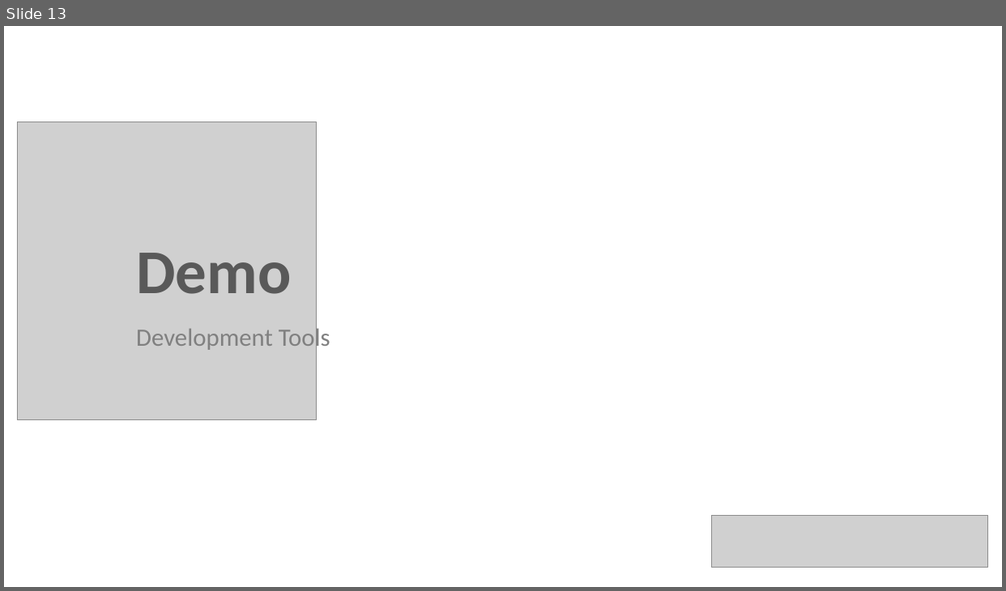
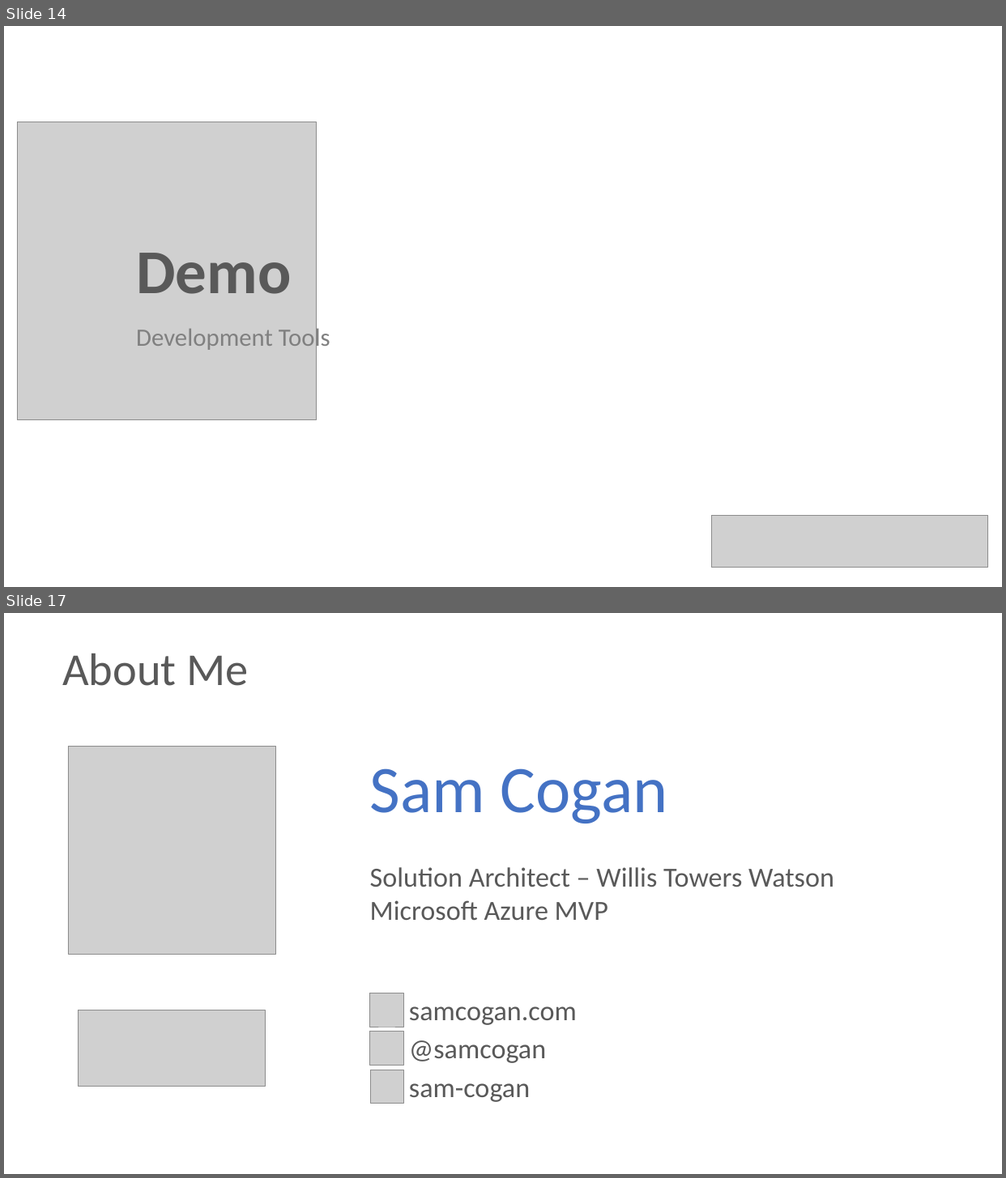
Before and after one commit to anantakjena/events, a slide deck: London Microsoft Devops 17_09_20/Introduction to IaC.pptx. Shown one above the other, each under a label of ours: slide 13 before the commit, slides 14 and 17 after it; the slides between them are not shown. The pictures are 1006x591 and 1006x1178 pixels, drawn with LibreOffice and Linux fonts; fonts in the diff are those of the drawing; grey boxes stand for pictures. Boxes give left, top, right and bottom in pixels: in the first picture for what was removed or moved away, otherwise in the second. Text is boxed around its words. In the diff, an @@ line names an element or a change of style, - is before the commit and + after.

```diff
--- a/London Microsoft Devops 17_09_20/Introduction to IaC.pptx
+++ b/London Microsoft Devops 17_09_20/Introduction to IaC.pptx
@@ slide 17 added at <box>4,613,1002,1174</box>, background #FFFFFF @@
@@ title added at <box>62,653,249,686</box>, 44 pt, text #595959 @@
+About Me
@@ picture added at <box>68,747,276,954</box> @@
@@ text added at <box>370,769,834,920</box>, 26.7 pt, text #595959 @@
+Sam Cogan
+Solution Architect – Willis Towers Watson
+Microsoft Azure MVP
@@ picture added at <box>370,994,404,1027</box> @@
@@ picture added at <box>78,1011,266,1086</box> @@
@@ text added at <box>409,1007,577,1025</box>, 26.7 pt, text #595959 @@
+samcogan.com
@@ picture added at <box>370,1032,404,1065</box> @@
@@ text added at <box>409,1041,546,1063</box>, 26.7 pt, text #595959 @@
+@samcogan
@@ picture added at <box>370,1071,403,1103</box> @@
@@ text added at <box>409,1084,530,1102</box>, 26.7 pt, text #595959 @@
+sam-cogan
@@ what was slide 13 is now slide 14 @@
```
Also in this commit, not shown: 3 slides changed, 2 other slides added.
